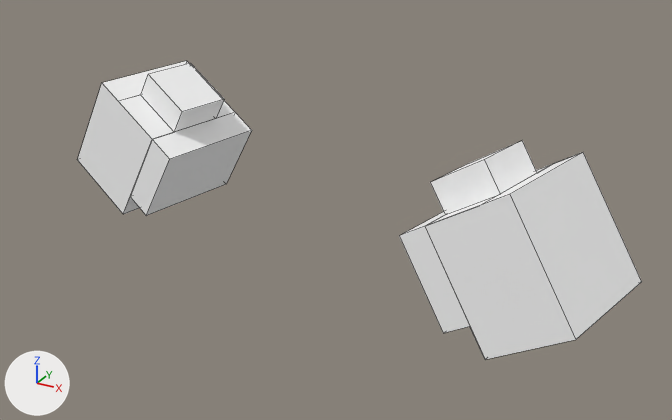
The FBX model PullProject/res/Model/Player/PlayerHands.fbx, before and after one commit.
The view is the same before and after, from a camera (50 mm lens) standing at (0.704, -1.275, 0.518) and looking at (0.03, -0.049, -0.095). Arrows for +X, +Y and +Z are at lower left; the lights stay in place. The picture after the commit comes second. Mesh edges are drawn as thin lines.

In view in the first picture: 'LeftHand', 'RightHand'.
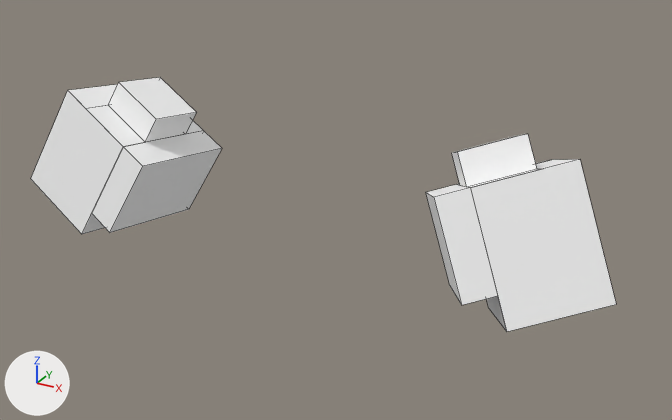
Patch to the scene script:
```diff
--- a/PullProject/res/Model/Player/PlayerHands.fbx.py
+++ b/PullProject/res/Model/Player/PlayerHands.fbx.py
@@ ob_lefthand @@
 ob_lefthand = bpy.data.objects.new('LeftHand', me_lefthand_005)
-ob_lefthand.location = (0.533, -0.106, -0.251)
-ob_lefthand.rotation_euler = (-0.963, 0.0197, -1.795)  # degrees (-55, 1.1, -103)
+ob_lefthand.location = (0.445, -0.069, -0.293)
+ob_lefthand.rotation_euler = (-1.252, -0.35, -1.148)  # degrees (-72, -20, -66)
 ob_lefthand.scale = (0.25, 0.25, 0.25)
@@ ob_righthand @@
 ob_righthand = bpy.data.objects.new('RightHand', me_righthand_005)
-ob_righthand.location = (-0.519, 0.103, -0.261)
-ob_righthand.rotation_euler = (-0.992, -0.0189, 1.404)  # degrees (-57, -1.1, 80)
+ob_righthand.location = (-0.517, -0.054, -0.271)
+ob_righthand.rotation_euler = (-1.029, 0.13, 1.524)  # degrees (-59, 7.4, 87)
 ob_righthand.scale = (0.25, 0.25, 0.25)
```

Pixel boxes [x1, y1, x2, y2] of what changed, in the pictures (672 x 420 px):
'LeftHand', moved, turned: before [399, 141, 642, 359]; after [426, 134, 616, 332]
'RightHand', moved, turned: before [77, 61, 252, 216]; after [31, 77, 222, 234]
